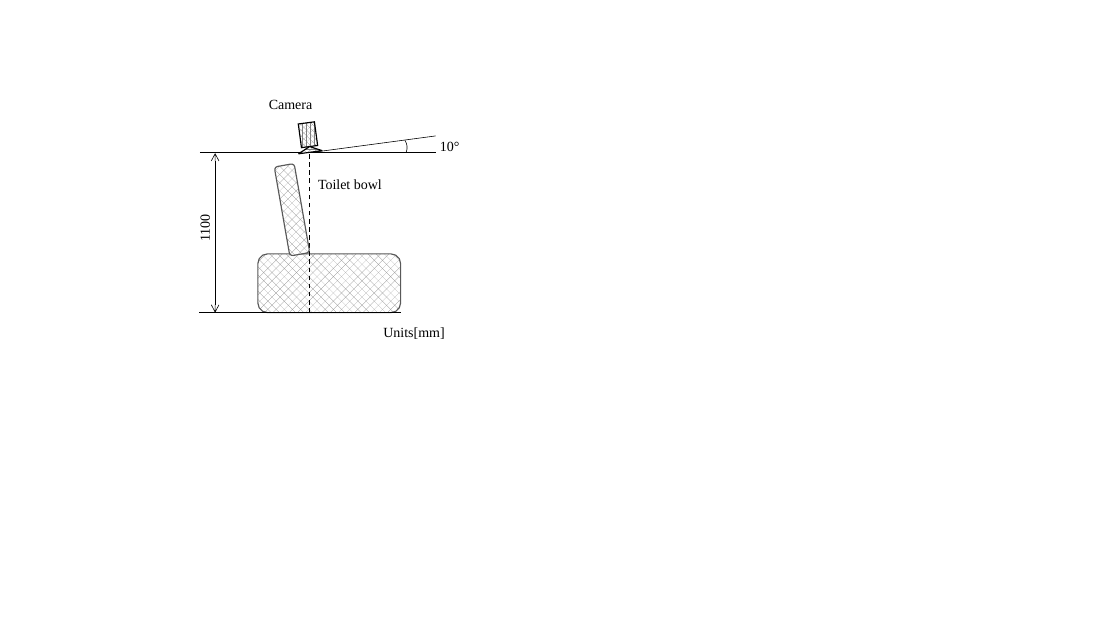
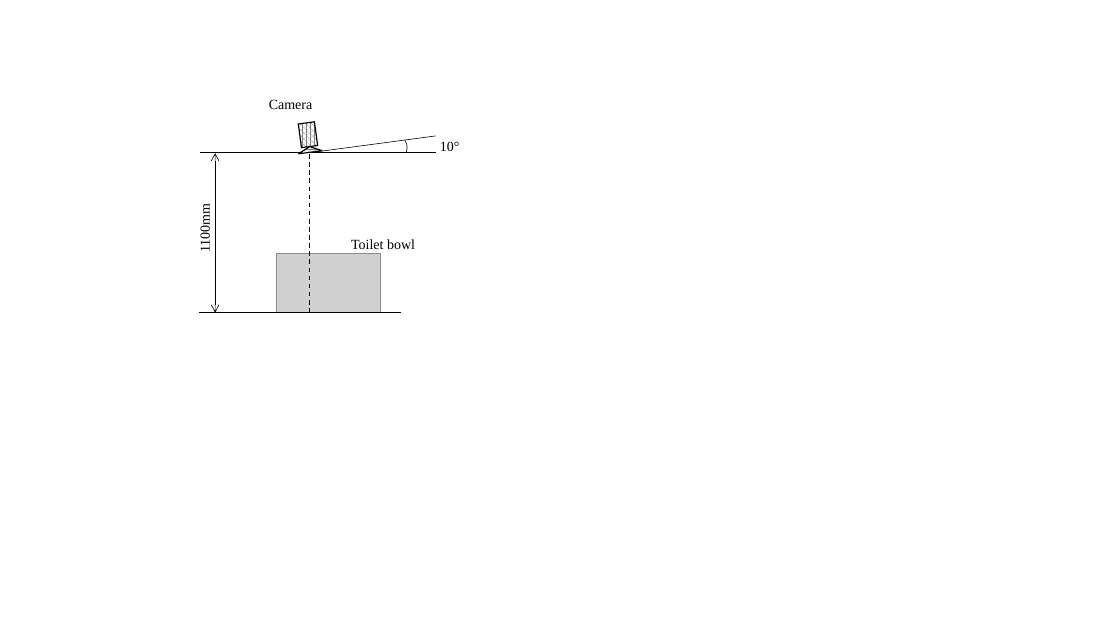
Before and after one commit to HARUYA-YUDA/report, a slide deck: slide 4 of report/Fig/Figs_Environment_to_take_pictures.pptx (slide 3 before the commit). Drawn at 1120x630 pixels with LibreOffice and Linux fonts; fonts in the diff are those of the drawing; grey boxes stand for pictures. Boxes give left, top, right and bottom in pixels: in the first picture for what was removed or moved away, otherwise in the second. Text is boxed around its words. In the diff, an @@ line names an element or a change of style, - is before the commit and + after.

```diff
--- a/report/Fig/Figs_Environment_to_take_pictures.pptx
+++ b/report/Fig/Figs_Environment_to_take_pictures.pptx
@@ rounded rectangle removed at [275, 164, 310, 256] @@
@@ text at [197, 207, 212, 251]: text changed @@
-1100
+1100mm
@@ text "Toilet bowl": place and size @@
-text "Toilet bowl" at [318, 179, 382, 189]
+text "Toilet bowl" at [351, 239, 415, 249]
@@ rounded rectangle removed at [258, 254, 401, 313] @@
@@ picture added at [276, 254, 380, 313] @@
@@ text removed at [383, 327, 444, 339] @@
-Units[mm]
```
Also in this commit, not shown: 1 other slide changed, 2 slides added, 30 other files.
